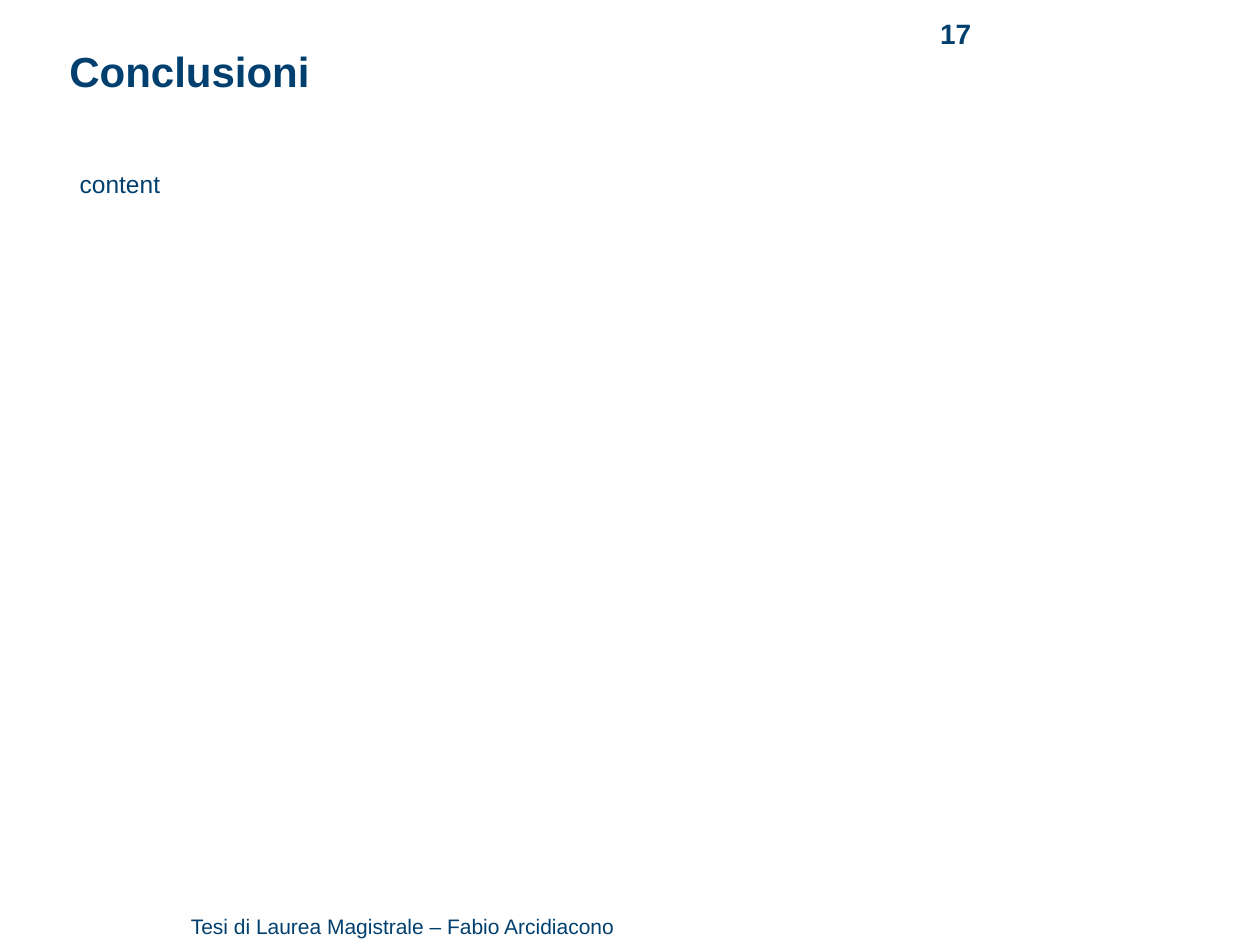
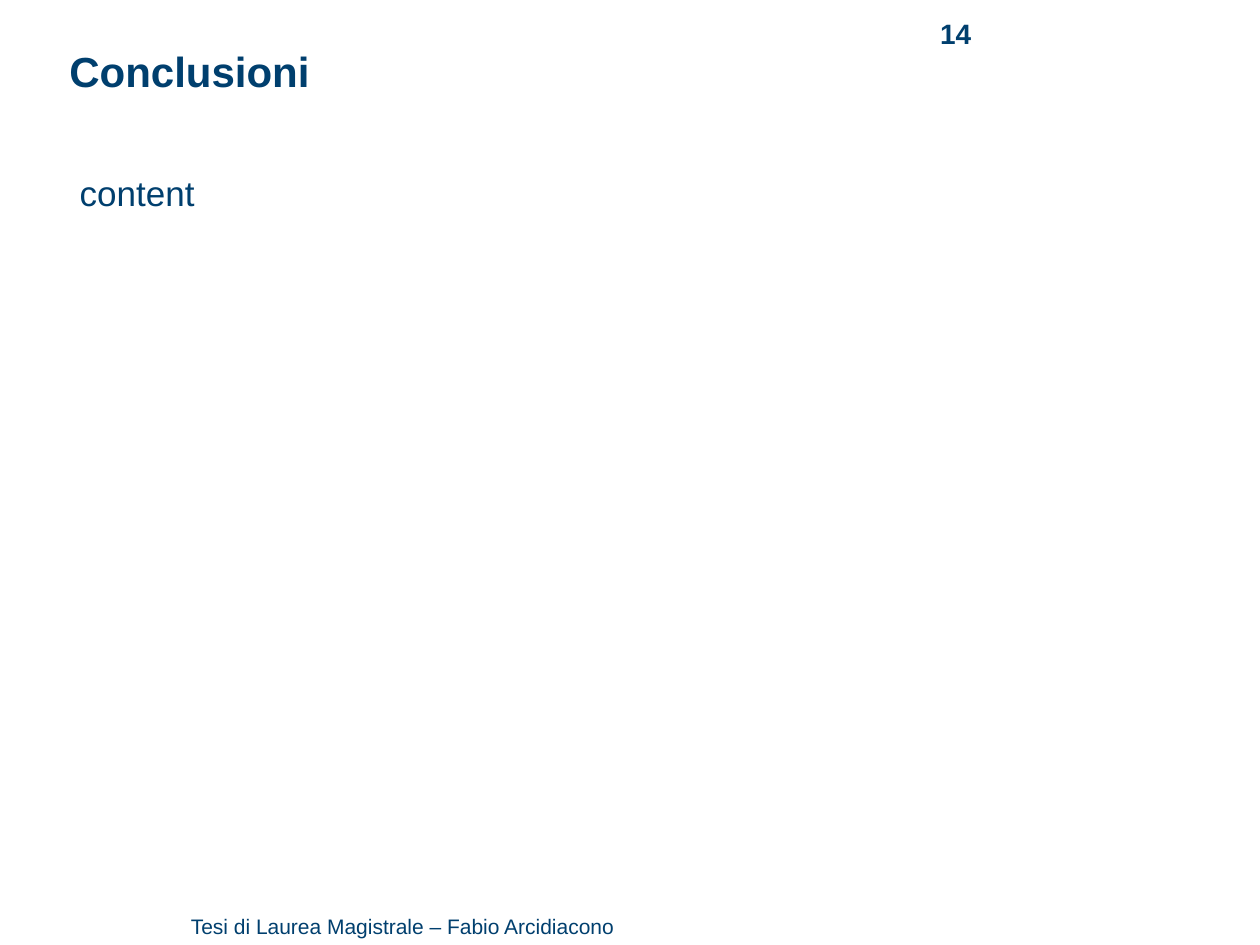
Before and after one commit to arci/thesis, a slide deck: slide 14 of presentation/ThesisPresentation.ppt (slide 17 before the commit). Drawn at 1260x945 pixels with LibreOffice and Linux fonts; fonts in the diff are those of the drawing; background and template pictures are left out. Boxes give left, top, right and bottom in pixels: in the first picture for what was removed or moved away, otherwise in the second. Text is boxed around its words. In the diff, an @@ line names an element or a change of style, - is before the commit and + after.

```diff
--- a/presentation/ThesisPresentation.ppt
+++ b/presentation/ThesisPresentation.ppt
@@ page number at [940,24,971,44]: text changed @@
-17
+14
@@ text "content" at [80,183,195,207]: size 14 to 20 pt @@
```
Also in this commit, not shown: 4 other slides changed, 1 slide added, 4 slides removed, 1 other file.
